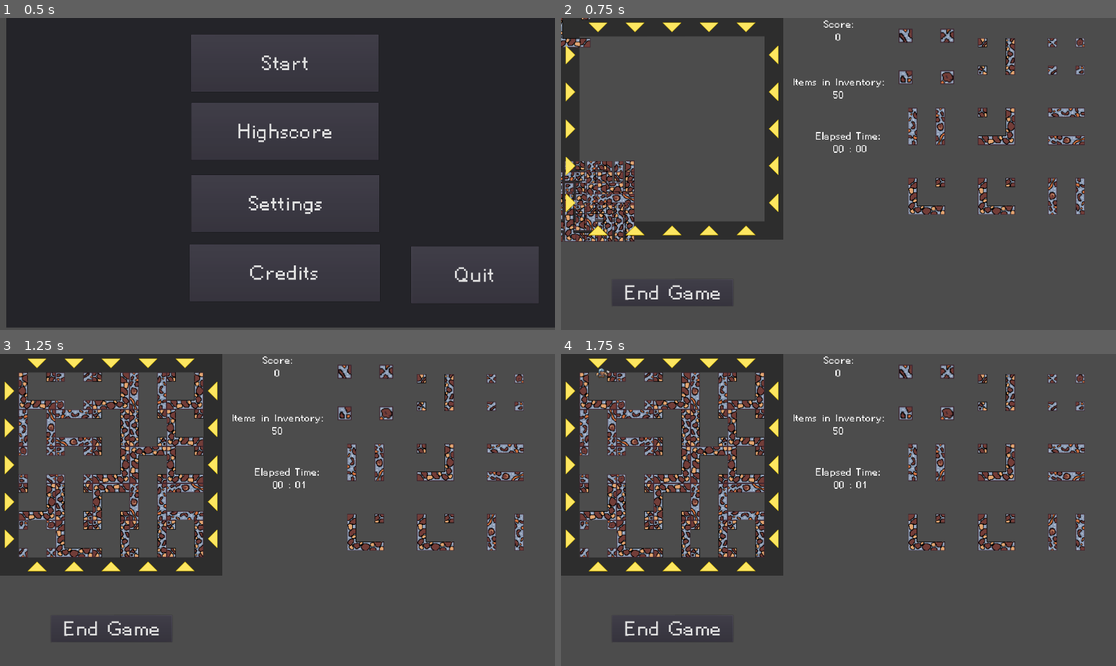
Above: before the commit, frames 1-4 (two rows, left to right).
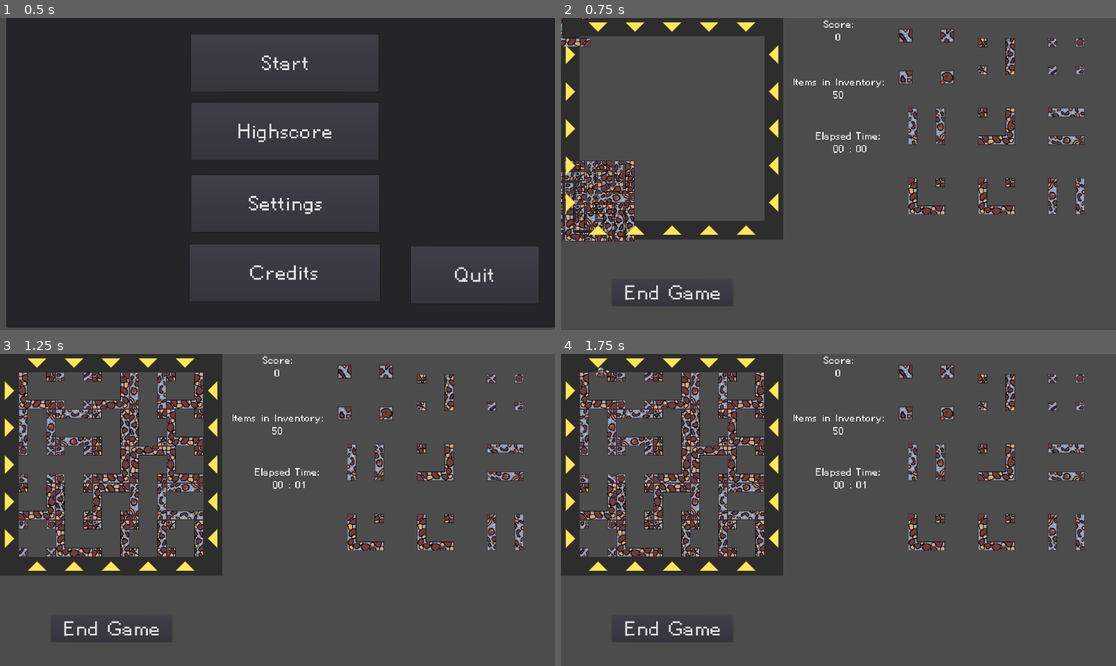
Above: after the commit, the same moments.

Repository: DorianSnowball/amazeing-mine
Game: Godot game, scene res://menu.tscn
Two runs of this game, one before a commit and one after it. Both use one fixed random seed, a clock stepped at 60 frames per second and the inputs below. The engine's default icon, where the game draws it, is replaced by a stand-in: a white triangle on a blue panel in a dark square.
Inputs:
- Up to frame 1 (0.5 s): no input
- Up to frame 2 (0.75 s): click "Start" at 0.5 s
- Up to frame 3 (1.25 s): no input
- Up to frame 4 (1.75 s): hold D (move_right) from 1.28 s (still down); tap R (rope) at 1.35 s; tap Space (jump) at 1.52, 1.55 s

Frame 1 is identical in both runs. In frame 2, 1.4% of the frame differs, in the area x 0-40%, y 0-72%; in frame 3, 3.0%; in frame 4, 3.0%, in the area x 0-40%, y 1-70%.
Error in both runs: Unable to iterate on object of type 'Nil'. (res://Highscore.gd:29)

Commit message:
gems and level color changes

Diff:
--- a/game/Dwarf.tscn
+++ b/game/Dwarf.tscn
@@ -37,197 +37,197 @@
 [sub_resource type="AtlasTexture" id=6]
 flags = 4
 atlas = ExtResource( 3 )
-region = Rect2( 0, 96, 32, 32 )
+region = Rect2( 0, 160, 32, 32 )
 
 [sub_resource type="AtlasTexture" id=7]
 flags = 4
 atlas = ExtResource( 3 )
-region = Rect2( 32, 96, 32, 32 )
+region = Rect2( 32, 160, 32, 32 )
 
 [sub_resource type="AtlasTexture" id=8]
 flags = 4
 atlas = ExtResource( 3 )
-region = Rect2( 64, 96, 32, 32 )
+region = Rect2( 64, 160, 32, 32 )
 
 [sub_resource type="AtlasTexture" id=9]
 flags = 4
 atlas = ExtResource( 3 )
-region = Rect2( 96, 96, 32, 32 )
+region = Rect2( 96, 160, 32, 32 )
 
 [sub_resource type="AtlasTexture" id=10]
 flags = 4
 atlas = ExtResource( 3 )
-region = Rect2( 0, 160, 32, 32 )
+region = Rect2( 128, 160, 32, 32 )
 
 [sub_resource type="AtlasTexture" id=11]
-flags = 4
-atlas = ExtResource( 3 )
-region = Rect2( 32, 160, 32, 32 )
-
-[sub_resource type="AtlasTexture" id=12]
-flags = 4
-atlas = ExtResource( 3 )
-region = Rect2( 64, 160, 32, 32 )
-
-[sub_resource type="AtlasTexture" id=13]
-flags = 4
-atlas = ExtResource( 3 )
-region = Rect2( 96, 160, 32, 32 )
-
-[sub_resource type="AtlasTexture" id=14]
-flags = 4
-atlas = ExtResource( 3 )
-region = Rect2( 128, 160, 32, 32 )
-
-[sub_resource type="AtlasTexture" id=15]
-flags = 4
-atlas = ExtResource( 6 )
-region = Rect2( 32, 0, 32, 32 )
-
-[sub_resource type="AtlasTexture" id=16]
-flags = 4
-atlas = ExtResource( 6 )
-region = Rect2( 64, 0, 32, 32 )
-
-[sub_resource type="AtlasTexture" id=17]
-flags = 4
-atlas = ExtResource( 6 )
-region = Rect2( 96, 0, 32, 32 )
-
-[sub_resource type="AtlasTexture" id=18]
-flags = 4
-atlas = ExtResource( 6 )
-region = Rect2( 128, 0, 32, 32 )
-
-[sub_resource type="AtlasTexture" id=19]
-flags = 4
-atlas = ExtResource( 6 )
-region = Rect2( 160, 0, 32, 32 )
-
-[sub_resource type="AtlasTexture" id=20]
-flags = 4
-atlas = ExtResource( 6 )
-region = Rect2( 192, 0, 32, 32 )
-
-[sub_resource type="AtlasTexture" id=21]
-flags = 4
-atlas = ExtResource( 6 )
-region = Rect2( 224, 0, 32, 32 )
-
-[sub_resource type="AtlasTexture" id=22]
-flags = 4
-atlas = ExtResource( 6 )
-region = Rect2( 256, 0, 32, 32 )
-
-[sub_resource type="AtlasTexture" id=23]
-flags = 4
-atlas = ExtResource( 6 )
-region = Rect2( 288, 0, 32, 32 )
-
-[sub_resource type="AtlasTexture" id=24]
-flags = 4
-atlas = ExtResource( 6 )
-region = Rect2( 320, 0, 32, 32 )
-
-[sub_resource type="AtlasTexture" id=25]
-flags = 4
-atlas = ExtResource( 6 )
-region = Rect2( 352, 0, 32, 32 )
-
-[sub_resource type="AtlasTexture" id=26]
-flags = 4
-atlas = ExtResource( 6 )
-region = Rect2( 384, 0, 32, 32 )
-
-[sub_resource type="AtlasTexture" id=27]
-flags = 4
-atlas = ExtResource( 3 )
-region = Rect2( 0, 32, 32, 32 )
-
-[sub_resource type="AtlasTexture" id=28]
-flags = 4
-atlas = ExtResource( 3 )
-region = Rect2( 32, 32, 32, 32 )
-
-[sub_resource type="AtlasTexture" id=29]
-flags = 4
-atlas = ExtResource( 3 )
-region = Rect2( 64, 32, 32, 32 )
-
-[sub_resource type="AtlasTexture" id=30]
-flags = 4
-atlas = ExtResource( 3 )
-region = Rect2( 96, 32, 32, 32 )
-
-[sub_resource type="AtlasTexture" id=31]
-flags = 4
-atlas = ExtResource( 3 )
-region = Rect2( 128, 32, 32, 32 )
-
-[sub_resource type="AtlasTexture" id=32]
-flags = 4
-atlas = ExtResource( 3 )
-region = Rect2( 160, 32, 32, 32 )
-
-[sub_resource type="AtlasTexture" id=33]
-flags = 4
-atlas = ExtResource( 3 )
-region = Rect2( 192, 32, 32, 32 )
-
-[sub_resource type="AtlasTexture" id=34]
-flags = 4
-atlas = ExtResource( 3 )
-region = Rect2( 224, 32, 32, 32 )
-
-[sub_resource type="AtlasTexture" id=35]
 flags = 4
 atlas = ExtResource( 7 )
 region = Rect2( 0, 160, 39, 32 )
 
-[sub_resource type="AtlasTexture" id=36]
+[sub_resource type="AtlasTexture" id=12]
 flags = 4
 atlas = ExtResource( 7 )
 region = Rect2( 39, 160, 39, 32 )
 
-[sub_resource type="AtlasTexture" id=37]
+[sub_resource type="AtlasTexture" id=13]
 flags = 4
 atlas = ExtResource( 7 )
 region = Rect2( 78, 160, 39, 32 )
 
-[sub_resource type="AtlasTexture" id=38]
+[sub_resource type="AtlasTexture" id=14]
 flags = 4
 atlas = ExtResource( 7 )
 region = Rect2( 117, 160, 39, 32 )
 
-[sub_resource type="AtlasTexture" id=39]
+[sub_resource type="AtlasTexture" id=15]
 flags = 4
 atlas = ExtResource( 7 )
 region = Rect2( 156, 160, 39, 32 )
 
+[sub_resource type="AtlasTexture" id=16]
+flags = 4
+atlas = ExtResource( 3 )
+region = Rect2( 0, 64, 32, 32 )
+
+[sub_resource type="AtlasTexture" id=17]
+flags = 4
+atlas = ExtResource( 3 )
+region = Rect2( 32, 64, 32, 32 )
+
+[sub_resource type="AtlasTexture" id=18]
+flags = 4
+atlas = ExtResource( 3 )
+region = Rect2( 64, 64, 32, 32 )
+
+[sub_resource type="AtlasTexture" id=19]
+flags = 4
+atlas = ExtResource( 3 )
+region = Rect2( 32, 64, 32, 32 )
+
+[sub_resource type="AtlasTexture" id=20]
+flags = 4
+atlas = ExtResource( 3 )
+region = Rect2( 0, 64, 32, 32 )
+
+[sub_resource type="AtlasTexture" id=21]
+flags = 4
+atlas = ExtResource( 6 )
+region = Rect2( 32, 0, 32, 32 )
+
+[sub_resource type="AtlasTexture" id=22]
+flags = 4
+atlas = ExtResource( 6 )
+region = Rect2( 64, 0, 32, 32 )
+
+[sub_resource type="AtlasTexture" id=23]
+flags = 4
+atlas = ExtResource( 6 )
+region = Rect2( 96, 0, 32, 32 )
+
+[sub_resource type="AtlasTexture" id=24]
+flags = 4
+atlas = ExtResource( 6 )
+region = Rect2( 128, 0, 32, 32 )
+
+[sub_resource type="AtlasTexture" id=25]
+flags = 4
+atlas = ExtResource( 6 )
+region = Rect2( 160, 0, 32, 32 )
+
+[sub_resource type="AtlasTexture" id=26]
+flags = 4
+atlas = ExtResource( 6 )
+region = Rect2( 192, 0, 32, 32 )
+
+[sub_resource type="AtlasTexture" id=27]
+flags = 4
+atlas = ExtResource( 6 )
+region = Rect2( 224, 0, 32, 32 )
+
+[sub_resource type="AtlasTexture" id=28]
+flags = 4
+atlas = ExtResource( 6 )
+region = Rect2( 256, 0, 32, 32 )
+
+[sub_resource type="AtlasTexture" id=29]
+flags = 4
+atlas = ExtResource( 6 )
+region = Rect2( 288, 0, 32, 32 )
+
+[sub_resource type="AtlasTexture" id=30]
+flags = 4
+atlas = ExtResource( 6 )
+region = Rect2( 320, 0, 32, 32 )
+
+[sub_resource type="AtlasTexture" id=31]
+flags = 4
+atlas = ExtResource( 6 )
+region = Rect2( 352, 0, 32, 32 )
+
+[sub_resource type="AtlasTexture" id=32]
+flags = 4
+atlas = ExtResource( 6 )
+region = Rect2( 384, 0, 32, 32 )
+
+[sub_resource type="AtlasTexture" id=33]
+flags = 4
+atlas = ExtResource( 3 )
+region = Rect2( 0, 32, 32, 32 )
+
+[sub_resource type="AtlasTexture" id=34]
+flags = 4
+atlas = ExtResource( 3 )
+region = Rect2( 32, 32, 32, 32 )
+
+[sub_resource type="AtlasTexture" id=35]
+flags = 4
+atlas = ExtResource( 3 )
+region = Rect2( 64, 32, 32, 32 )
+
+[sub_resource type="AtlasTexture" id=36]
+flags = 4
+atlas = ExtResource( 3 )
+region = Rect2( 96, 32, 32, 32 )
+
+[sub_resource type="AtlasTexture" id=37]
+flags = 4
+atlas = ExtResource( 3 )
+region = Rect2( 128, 32, 32, 32 )
+
+[sub_resource type="AtlasTexture" id=38]
+flags = 4
+atlas = ExtResource( 3 )
+region = Rect2( 160, 32, 32, 32 )
+
+[sub_resource type="AtlasTexture" id=39]
+flags = 4
+atlas = ExtResource( 3 )
+region = Rect2( 192, 32, 32, 32 )
+
 [sub_resource type="AtlasTexture" id=40]
 flags = 4
 atlas = ExtResource( 3 )
-region = Rect2( 0, 64, 32, 32 )
+region = Rect2( 224, 32, 32, 32 )
 
 [sub_resource type="AtlasTexture" id=41]
 flags = 4
 atlas = ExtResource( 3 )
-region = Rect2( 32, 64, 32, 32 )
+region = Rect2( 0, 96, 32, 32 )
 
 [sub_resource type="AtlasTexture" id=42]
 flags = 4
 atlas = ExtResource( 3 )
-region = Rect2( 64, 64, 32, 32 )
+region = Rect2( 32, 96, 32, 32 )
 
 [sub_resource type="AtlasTexture" id=43]
 flags = 4
 atlas = ExtResource( 3 )
-region = Rect2( 32, 64, 32, 32 )
+region = Rect2( 64, 96, 32, 32 )
 
 [sub_resource type="AtlasTexture" id=44]
 flags = 4
 atlas = ExtResource( 3 )
-region = Rect2( 0, 64, 32, 32 )
+region = Rect2( 96, 96, 32, 32 )
 
 [sub_resource type="SpriteFrames" id=45]
 animations = [ {
@@ -236,34 +236,34 @@
 "name": "idle",
 "speed": 5.0
 }, {
-"frames": [ SubResource( 6 ), SubResource( 7 ), SubResource( 8 ), SubResource( 9 ) ],
-"loop": true,
-"name": "landing",
-"speed": 5.0
-}, {
-"frames": [ SubResource( 10 ), SubResource( 11 ), SubResource( 12 ), SubResource( 13 ), SubResource( 14 ) ],
+"frames": [ SubResource( 6 ), SubResource( 7 ), SubResource( 8 ), SubResource( 9 ), SubResource( 10 ) ],
 "loop": true,
 "name": "climb",
 "speed": 5.0
 }, {
-"frames": [ SubResource( 15 ), SubResource( 16 ), SubResource( 17 ), SubResource( 18 ), SubResource( 19 ), SubResource( 20 ), SubResource( 21 ), SubResource( 22 ), SubResource( 23 ), SubResource( 24 ), SubResource( 25 ), SubResource( 26 ) ],
+"frames": [ SubResource( 11 ), SubResource( 12 ), SubResource( 13 ), SubResource( 14 ), SubResource( 15 ) ],
+"loop": true,
+"name": "jump",
+"speed": 5.0
+}, {
+"frames": [ SubResource( 16 ), SubResource( 17 ), SubResource( 18 ), SubResource( 19 ), SubResource( 20 ) ],
+"loop": true,
+"name": "raise_axe",
+"speed": 5.0
+}, {
+"frames": [ SubResource( 21 ), SubResource( 22 ), SubResource( 23 ), SubResource( 24 ), SubResource( 25 ), SubResource( 26 ), SubResource( 27 ), SubResource( 28 ), SubResource( 29 ), SubResource( 30 ), SubResource( 31 ), SubResource( 32 ) ],
 "loop": true,
 "name": "landing2",
 "speed": 5.0
 }, {
-"frames": [ SubResource( 27 ), SubResource( 28 ), SubResource( 29 ), SubResource( 30 ), SubResource( 31 ), SubResource( 32 ), SubResource( 33 ), SubResource( 34 ) ],
+"frames": [ SubResource( 33 ), SubResource( 34 ), SubResource( 35 ), SubResource( 36 ), SubResource( 37 ), SubResource( 38 ), SubResource( 39 ), SubResource( 40 ) ],
 "loop": true,
 "name": "walk",
 "speed": 7.0
 }, {
-"frames": [ SubResource( 35 ), SubResource( 36 ), SubResource( 37 ), SubResource( 38 ), SubResource( 39 ) ],
-"loop": true,
-"name": "jump",
-"speed": 5.0
-}, {
-"frames": [ SubResource( 40 ), SubResource( 41 ), SubResource( 42 ), SubResource( 43 ), SubResource( 44 ) ],
-"loop": true,
-"name": "raise_axe",
+"frames": [ SubResource( 41 ), SubResource( 42 ), SubResource( 43 ), SubResource( 44 ) ],
+"loop": true,
+"name": "landing",
 "speed": 5.0
 } ]
 
@@ -459,6 +459,7 @@
 scale = Vector2( 2, 2 )
 frames = SubResource( 45 )
 animation = "idle"
+frame = 4
 playing = true
 
 [node name="CollisionShape2D" type="CollisionShape2D" parent="."]
--- a/game/Gamefield.gd
+++ b/game/Gamefield.gd
@@ -264,7 +264,15 @@
 
 
 var scrolling = false
+var tile_color = Color.white
+var item_color = Color.darkgreen
+
+var tile_level = 0
+var item_level = 0
+export var score_per_level = 500
+
 func scroll():
+    randomize()
     # remove first row
     # add new last row
     scrolling = true
@@ -276,6 +284,24 @@
     for tile in old:
         $".".remove_child(tile)
 
+    #print("score",float(Globals.score))
+    #print("needed",((level+1) * score_per_level))
+    #print("calc",float(Globals.score) / ((level+1) * score_per_level))
+    if (float(Globals.score) / ((tile_level+1) * score_per_level)) > 1.0:
+        tile_level += 1
+        tile_color = Color(randf(), randf(), randf())
+        print("updated color ", tile_color)
+
+    if (float(Globals.score) / ((item_level+1) * score_per_level)) > 0.75:
+        item_level += 1
+        item_color = Color(randf(), randf(), randf())
+
+    for tile in row:
+        var canvas_item: CanvasItem = tile.get_node("Sprite")
+        canvas_item.modulate = tile_color
+        #print("tile ", tile, " uses ", canvas_item.modulate)
+
+    clean_up_ropes()
     generateTileItem(row)
     field.push_back(row)
 
@@ -291,8 +317,9 @@
 
 export var itemProb = 0.1337
 export var chestProb = 0.5
+export var difficulty_increase = 0.05
 func generateTileItem(row):
-    if randf() < chestProb:
+    if randf() < (chestProb - (tile_level * difficulty_increase)):
         var tile = row[randi() % row.size()]
         var chest = load("res://TileItem.tscn").instance()
         match tile.rotation_degrees:
@@ -313,8 +340,11 @@
     if randf() < itemProb:
         var tile: KinematicBody2D = row[randi() % row.size()]
         var item = load("res://TileItem.tscn").instance()
+
         item.get_node("Sprite").play("gem")
-        item.score = 200
+        item.score = 50
+        var canvas_item: CanvasItem = item.get_node("Sprite")
+        canvas_item.modulate = item_color
         match tile.rotation_degrees:
             90.0: item.rotation_degrees = -90
             180.0: item.rotation_degrees = 180
@@ -328,3 +358,9 @@
             item.scale.y *= -1
             item.rotation_degrees *= -1
         tile.add_child(item)
+
+func clean_up_ropes():
+    var children = get_node("StaticBody2D").get_children()
+    for child in children:
+        if child is RigidBody2D or child is PinJoint2D:
+            get_node("StaticBody2D").remove_child(child)
--- a/game/Gamefield.tscn
+++ b/game/Gamefield.tscn
@@ -4,8 +4,9 @@
 [ext_resource path="res://Gamefield.gd" type="Script" id=2]
 
 [node name="Gamefield" type="Node2D"]
+position = Vector2( 0, -1 )
 script = ExtResource( 2 )
+intro_animation = false
 itemProb = 0.5
-intro_animation = false
 
 [node name="StaticBody2D" parent="." instance=ExtResource( 1 )]
--- a/game/MainUI.tscn
+++ b/game/MainUI.tscn
@@ -94,6 +94,6 @@
 [node name="StaticBody2D3" type="StaticBody2D" parent="."]
 
 [node name="CollisionShape2D" type="CollisionShape2D" parent="StaticBody2D3"]
-position = Vector2( 1133.5, 445.708 )
+position = Vector2( 1172.7, 445.728 )
 rotation = 0.316184
 shape = SubResource( 1 )
--- a/game/TileItem.tscn
+++ b/game/TileItem.tscn
@@ -14,6 +14,7 @@
 scale = Vector2( 0.375, 0.375 )
 frames = ExtResource( 1 )
 animation = "chest"
+frame = 2
 playing = true
 
 [node name="Area2D" type="Area2D" parent="Sprite"]
--- a/game/Tile_T_Piece.tscn
+++ b/game/Tile_T_Piece.tscn
@@ -14,7 +14,7 @@
 collision_mask = 3
 script = ExtResource( 2 )
 
-[node name="Tile_T_Piece" type="Sprite" parent="."]
+[node name="Sprite" type="Sprite" parent="."]
 texture = ExtResource( 1 )
 
 [node name="CollisionShape2D_Corner_Left" type="CollisionShape2D" parent="."]
Not shown: 2 places in game/TileItem.tscn that only renumber resources
